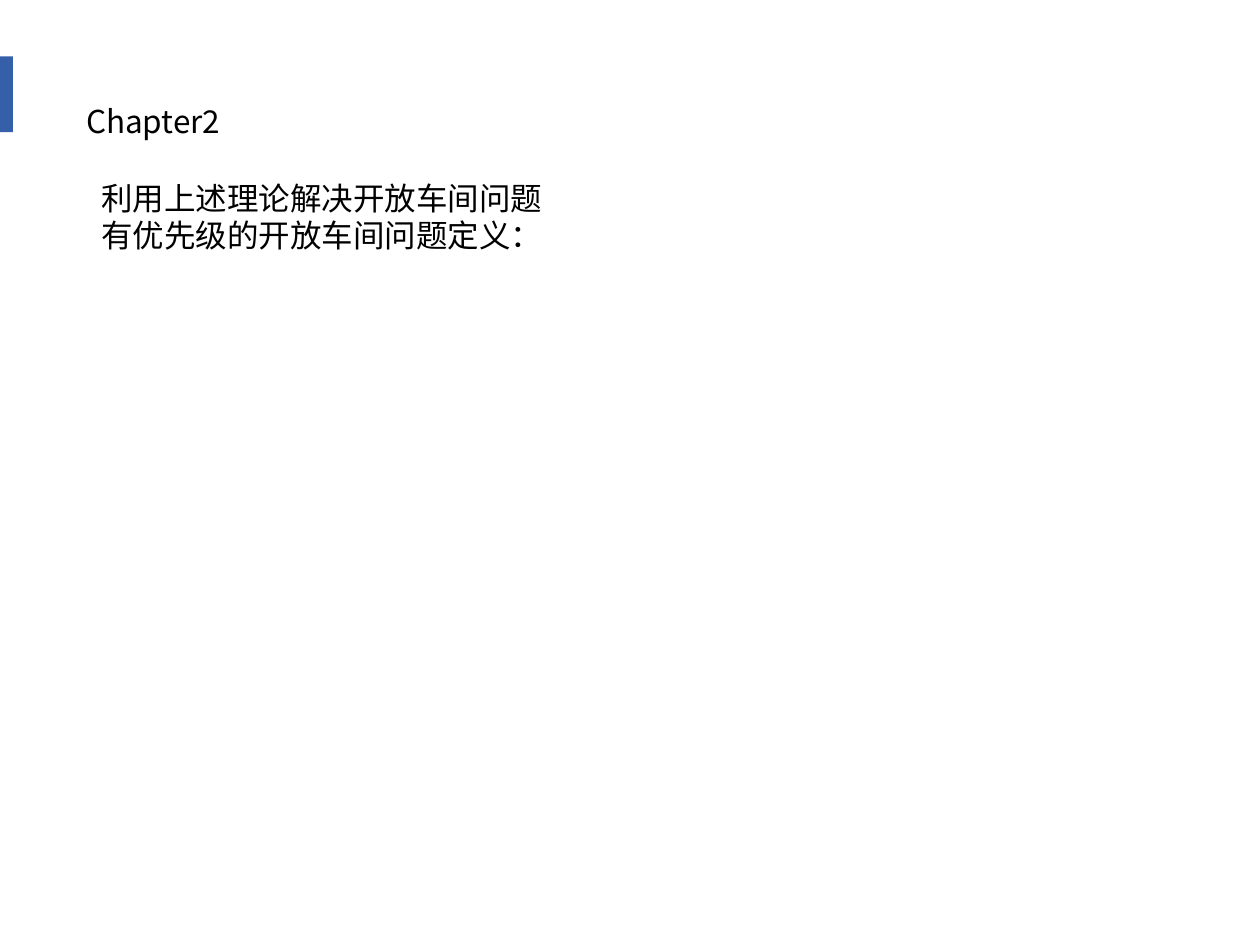
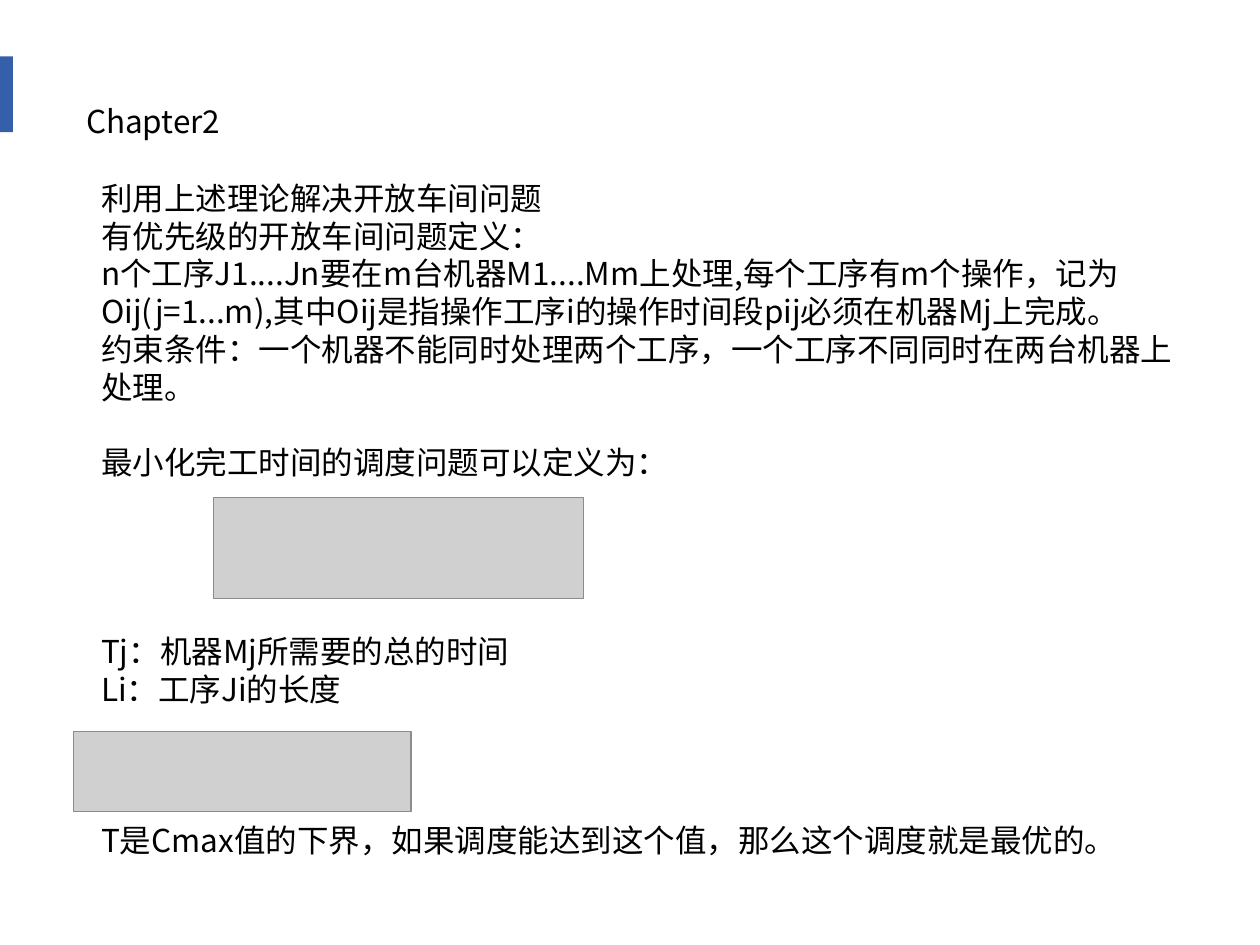
Before and after one commit to AndyFlower/Paper, a slide deck: slide 15 of ppt/Scheduling Algorithms.pptx. Drawn at 1260x945 pixels with LibreOffice and Linux fonts; fonts in the diff are those of the drawing; grey boxes stand for pictures. Boxes give left, top, right and bottom in pixels: in the first picture for what was removed or moved away, otherwise in the second. Text is boxed around its words. In the diff, an @@ line names an element or a change of style, - is before the commit and + after.

```diff
--- a/ppt/Scheduling Algorithms.pptx
+++ b/ppt/Scheduling Algorithms.pptx
@@ text at (101,258,1172,855): paragraphs added @@
+n个工序J1....Jn要在m台机器M1....Mm上处理,每个工序有m个操作，记为Oij(j=1...m),其中Oij是指操作工序i的操作时间段pij必须在机器Mj上完成。
+约束条件：一个机器不能同时处理两个工序，一个工序不同同时在两台机器上处理。
+最小化完工时间的调度问题可以定义为：
+Tj：机器Mj所需要的总的时间
+Li：工序Ji的长度
+T是Cmax值的下界，如果调度能达到这个值，那么这个调度就是最优的。
@@ picture added at (214,498,585,598) @@
@@ picture added at (73,731,411,811) @@
```
Also in this commit, not shown: 2 slides added.
